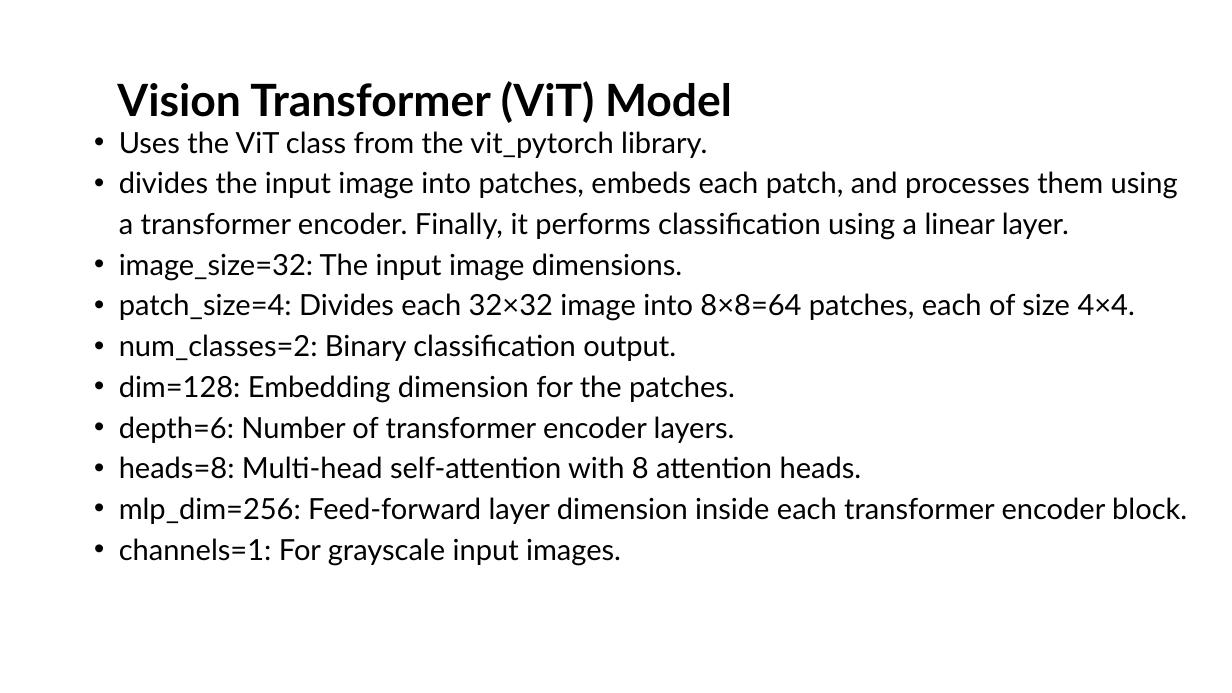
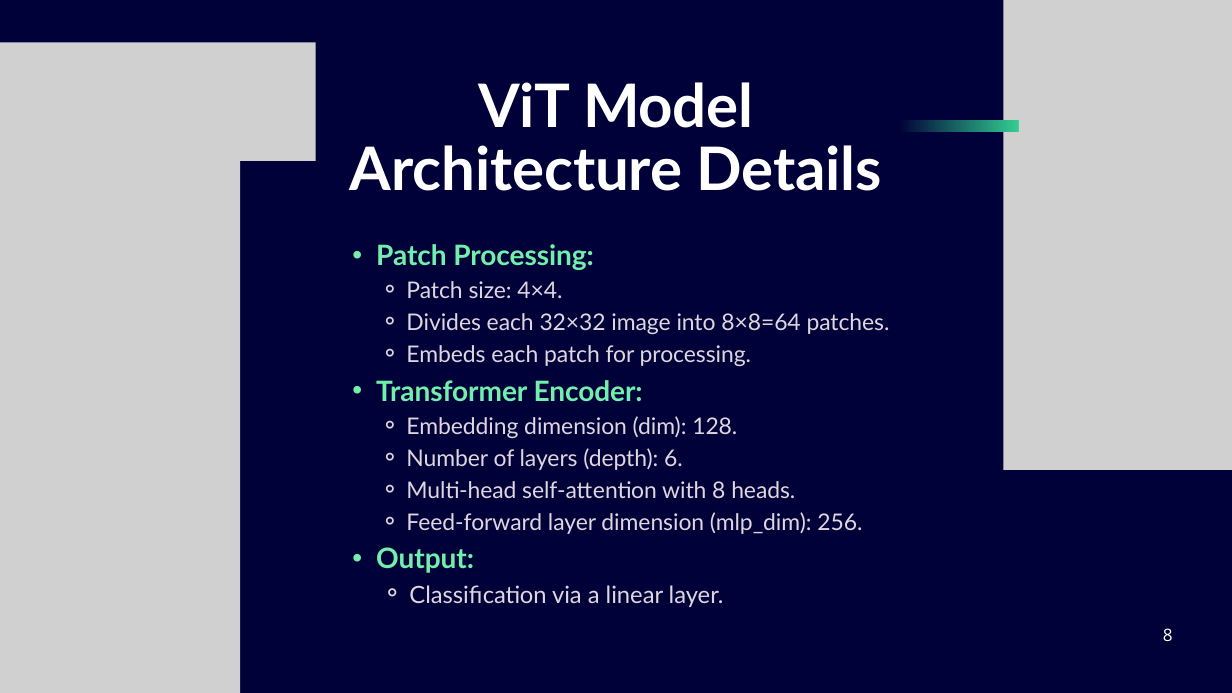
Before and after one commit to zakariaCHOUKRI/LRA-Pathfinder, a slide deck: slide 8 of Presentation.pptx (slide 6 before the commit). Drawn at 1232x693 pixels with LibreOffice and Linux fonts; fonts in the diff are those of the drawing; grey boxes stand for pictures. Boxes give left, top, right and bottom in pixels: in the first picture for what was removed or moved away, otherwise in the second. Text is boxed around its words. In the diff, an @@ line names an element or a change of style, - is before the commit and + after.

Commit message:
Update presentation

```diff
--- a/Presentation.pptx
+++ b/Presentation.pptx
@@ background #FFFFFF to #000138 @@
@@ picture added at [1003, 0, 1232, 470] @@
@@ picture added at [1019, 0, 1232, 248] @@
@@ picture added at [0, 43, 315, 161] @@
@@ text at [350, 82, 882, 191]: text changed; size 52 to 70.1 pt; text colour #000000 to #FFFFFF @@
-Vision Transformer (ViT) Model
+ViT Model
+Architecture Details
@@ freeform shape added at [899, 120, 1019, 132], fill gradient #000138 to #33CD91 @@
@@ picture added at [0, 161, 240, 693] @@
@@ text at [376, 244, 890, 607]: text changed; size 34 to 26.8 pt; text colour #000000 to #E0D6DE @@
-  • Uses the ViT class from the vit_pytorch library.
-  • divides the input image into patches, embeds each patch, and processes them using a transformer encoder. Finally, it performs classification using a linear layer.
-  • image_size=32: The input image dimensions.
-  • patch_size=4: Divides each 32×32 image into 8×8=64 patches, each of size 4×4.
-  • num_classes=2: Binary classification output.
-  • dim=128: Embedding dimension for the patches.
-  • depth=6: Number of transformer encoder layers.
-  • heads=8: Multi-head self-attention with 8 attention heads.
-  • mlp_dim=256: Feed-forward layer dimension inside each transformer encoder block.
-  • channels=1: For grayscale input images.
+  • Patch Processing:
+    ⚬ Patch size: 4×4.
+    ⚬ Divides each 32×32 image into 8×8=64 patches.
+    ⚬ Embeds each patch for processing.
+  • Transformer Encoder:
+    ⚬ Embedding dimension (dim): 128.
+    ⚬ Number of layers (depth): 6.
+    ⚬ Multi-head self-attention with 8 heads.
+    ⚬ Feed-forward layer dimension (mlp_dim): 256.
+  • Output:
+    ⚬ Classification via a linear layer.
@@ picture added at [0, 470, 206, 693] @@
@@ text added at [1163, 628, 1173, 641], 20 pt, text #FFFFFF @@
+8
```
Also in this commit, not shown: 6 other slides changed, 32 slides added, 12 slides removed, 2 other files.
